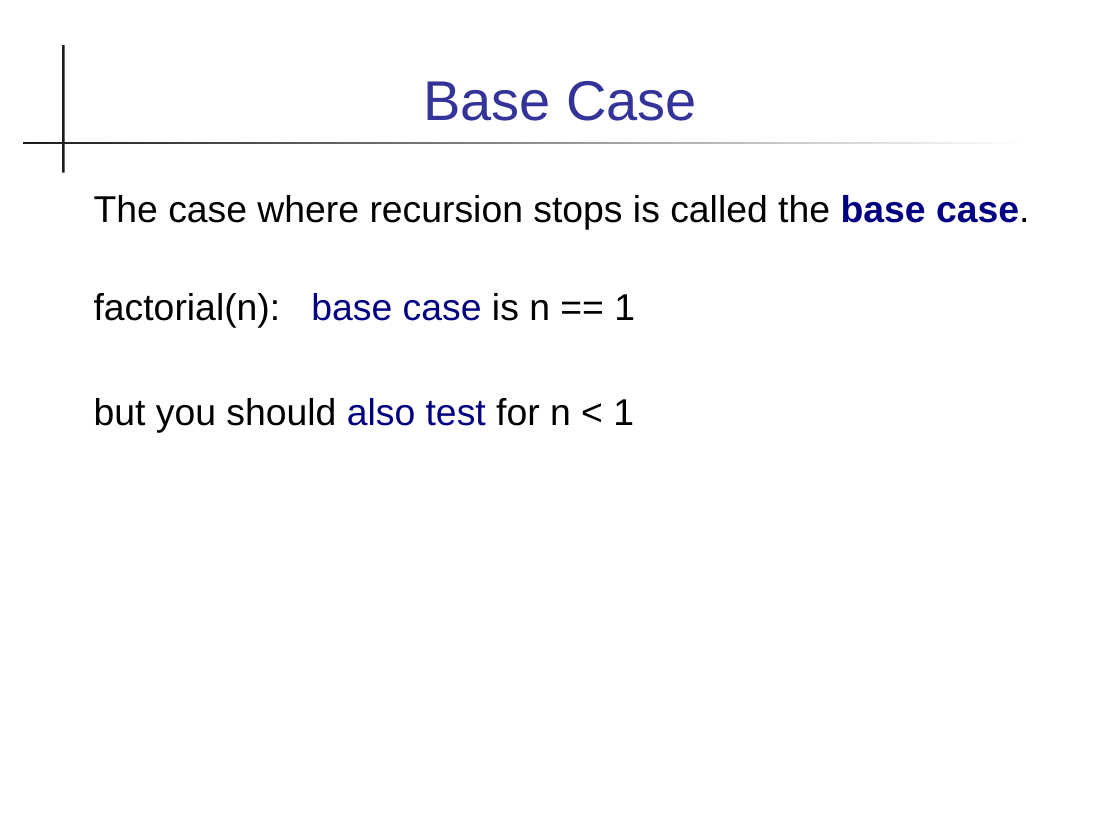
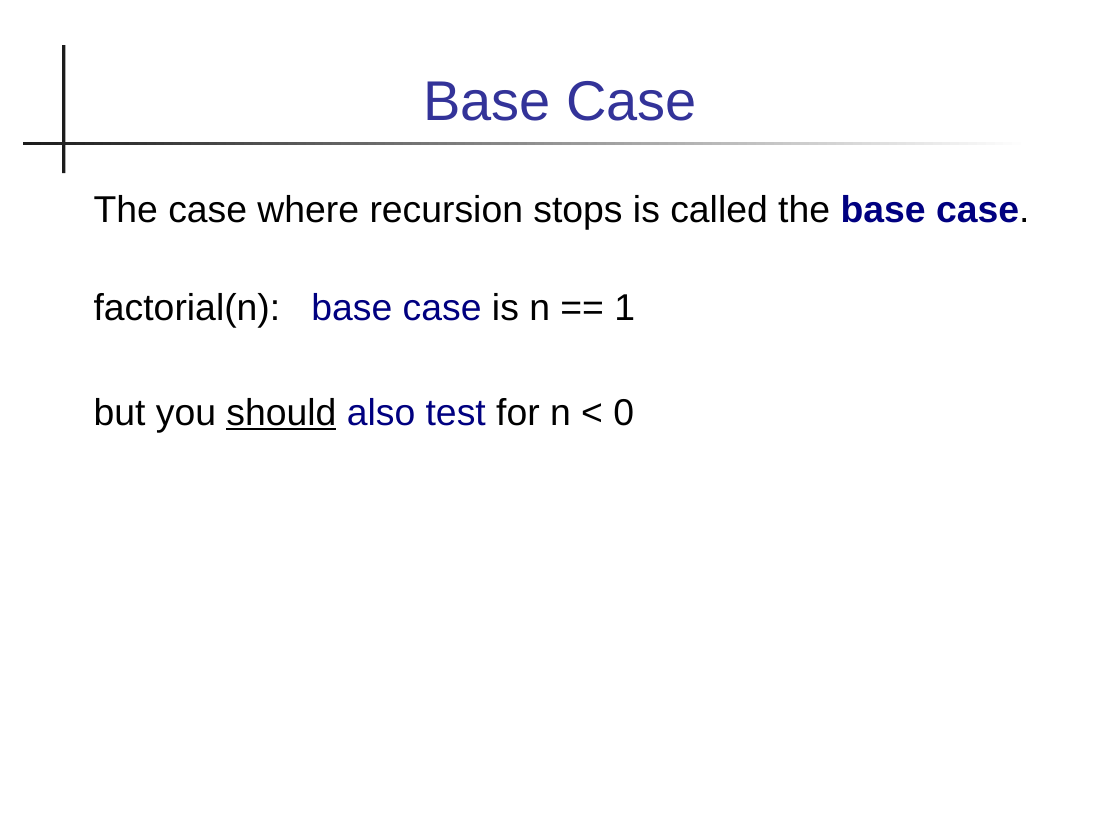
Before and after one commit to skeoop/skeoop.github.io, a slide deck: slide 7 of recursion/Recursion.ppt. Drawn at 1120x840 pixels with LibreOffice and Linux fonts; fonts in the diff are those of the drawing. Boxes give left, top, right and bottom in pixels: in the first picture for what was removed or moved away, otherwise in the second. Text is boxed around its words. In the diff, an @@ line names an element or a change of style, - is before the commit and + after.

```diff
--- a/recursion/Recursion.ppt
+++ b/recursion/Recursion.ppt
@@ text at (x1=94, y1=398, x2=634, y2=432): text changed @@
-but you should also test for n < 1
+but you should also test for n < 0
```
Also in this commit, not shown: 27 other slides changed, 1 slide added, 1 slide removed, 3 other files.
